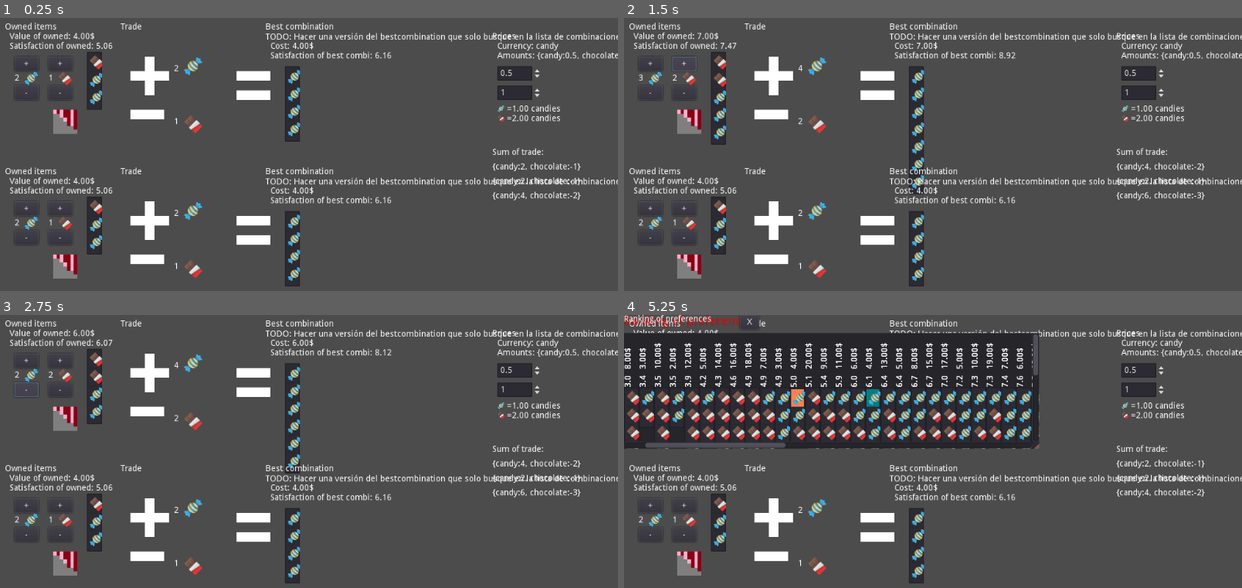
Above: before the commit, frames 1-4 (two rows, left to right).
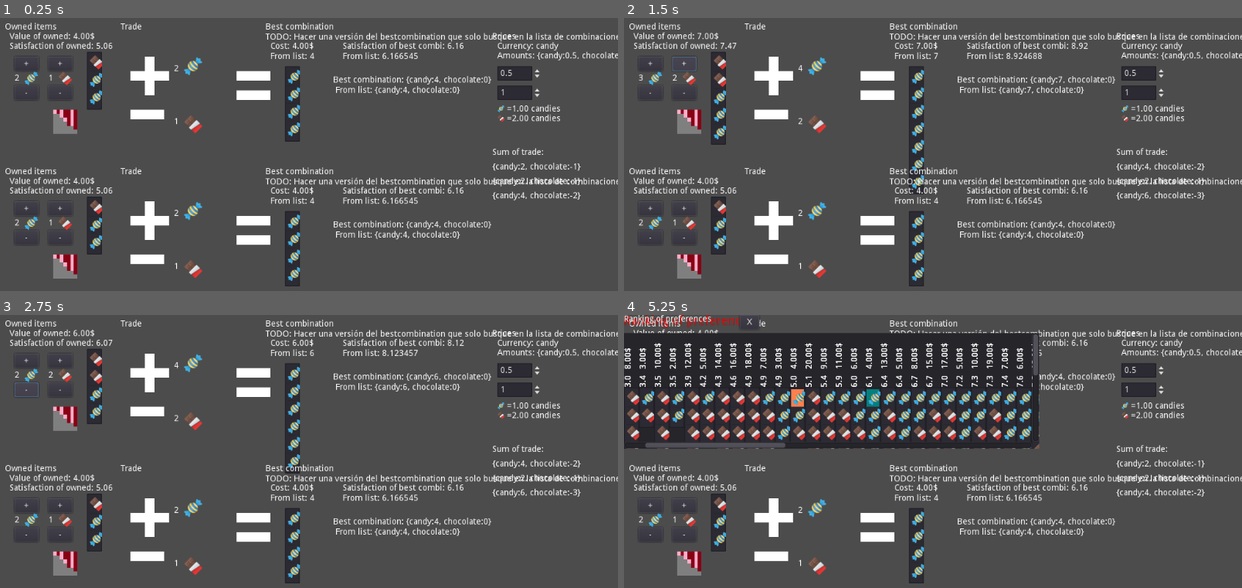
Above: after the commit, the same moments.

Repository: carlostgit/Prices
Game: Godot game, scene res://MainScene.tscn
Same seed, same stepped clock (60 frames per second), same inputs: the game is played once before the commit and once after it. The engine's default icon, where the game draws it, is replaced by a stand-in: a white triangle on a blue panel in a dark square.
Inputs (mouse positions are in pixels of both pictures, inside the frame that each line leads up to):
- Up to frame 1 (0.25 s): no input
- Up to frame 2 (1.5 s): click "+" at 0.5 s; click "+" at 1.25 s
- Up to frame 3 (2.75 s): click "-" at 2 s
- Up to frame 4 (5.25 s): click "-" at 2.75 s; click (654, 375) at 3.52 s; click (691, 375) at 4.27 s; click (691, 418) at 5.02 s

The runs differ from the first frame. In frame 1, 2.1% of the frame differs, in the area x 43-80%, y 8-82%; in frame 2, 2.1%; in frame 3, 2.1%; in frame 4, 1.4%.

Commit message:
Añado un calculate_best_combidict_from_list y lo empiezo a usar. Empiezo a añadir trazas para averiguar que es lo que produce el delay cada vez que se cambia el precio

Diff:
--- a/CombinationItemList.gd
+++ b/CombinationItemList.gd
@@ -257,3 +257,6 @@
 
 func get_combidict_satisfaction()->Dictionary:
 	return _combidict_satisfaction
+
+func get_combidict_price()->Dictionary:
+	return _combidict_price
--- a/PersonScene.gd
+++ b/PersonScene.gd
@@ -82,8 +82,17 @@
 
 func update_ranking_of_preferences()->void:
 	var combination_creator = CombinationCreator.new() #Pasar mejor esto a auto load, o como estático
+
+	var time_start = OS.get_ticks_msec()
+
 	var combination_list:CombinationList = combination_creator.calculate_combination_list(10)
 #	print(combination_list.get_thing_quantity_dict_array())
+
+	var after_creation = OS.get_ticks_msec()
+
+	var elapsed_time = after_creation - time_start
+	print ("Elapsed time combi creation: "+ str(elapsed_time))
+
 
 	var combinations_array:Array = combination_list.get_combinations_array()
 
@@ -94,7 +103,18 @@
 		combination_satisfaction_list.add_combination_value(combination,satisf)
 		var price = Prices.calculate_combination_price(combination)
 		combination_price_list.add_combination_value(combination,price)
+
+	var after_satisfaction_and_price_creation = OS.get_ticks_msec()
+	print ("Elapsed time satisf and price calc: "+str(after_satisfaction_and_price_creation-after_creation))
 	combination_satisfaction_list.sort()
+	var after_sort = OS.get_ticks_msec()
+	print ("Elapsed sort: "+str(after_sort-after_satisfaction_and_price_creation))
+
+
+#	print ("Elapsed sort: "+str(after_satisfaction_and_price_creation))
+
+
+#	print ("Elapsed time satisf and price calc: "+str(after_satisfaction_and_price_creation))
 
 #	var combination_dict_array_sorted:Array = combination_value_list.get_combination_dict_array()
 #	var combination_satisfaction:Dictionary = {}
@@ -149,15 +169,24 @@
 	#	Best combination
 
 	var best_combidict:Dictionary = _trade_calculator.calculate_best_combidict(get_value_of_owned_combination())
+	#TODO hacer versión de calculate_best_combidict que busque dentro solo del ranking of preferences
+	var combidicts:Array = $RankingOfPreferences/CombinationSatisfaction.get_combidicts()
+	var combidict_satisfaction:Dictionary = $RankingOfPreferences/CombinationSatisfaction.get_combidict_satisfaction()
+	var combidict_price:Dictionary = $RankingOfPreferences/CombinationSatisfaction.get_combidict_price()
+	var best_combidict_from_list:Dictionary = _trade_calculator.calculate_best_combidict_from_list(get_value_of_owned_combination(), combidicts, combidict_satisfaction, combidict_price)
+	var price_of_combidict_from_list = combidict_price[best_combidict_from_list]
+	var satisfaction_of_combidict_from_list = combidict_satisfaction[best_combidict_from_list]
+	#
+
 	var best_combination:Combination = Combination.new(best_combidict)
 	var best_color:Color = Color( 0, 0.5, 0.5, 1 )
 
 	$RankingOfPreferences/CombinationSatisfaction.highlight_combination_with_color(best_combination,best_color)
-	$BestCombination/LabelBestCombination.set_text("Best combination: " + str(best_combidict))
+	$BestCombination/LabelBestCombination.set_text("Best combination: " + str(best_combidict) + "\n From list: " + str(best_combidict_from_list))
 	var satisf_of_best_combi:float = _satisfaction_calculator.calculate_satisf_of_combination(best_combination)
-	$BestCombination/LabelSatisfaction.set_text("Satisfaction of best combi: " + String(satisf_of_best_combi).pad_decimals(2))
+	$BestCombination/LabelSatisfaction.set_text("Satisfaction of best combi: " + String(satisf_of_best_combi).pad_decimals(2)+ "\nFrom list: "+str(satisfaction_of_combidict_from_list))
 	var value_of_best_combi:float = Prices.calculate_combination_price(best_combination)
-	$BestCombination/LabelCost.set_text("Cost: "+ String(value_of_best_combi).pad_decimals(2)+"$")
+	$BestCombination/LabelCost.set_text("Cost: "+ String(value_of_best_combi).pad_decimals(2)+"$"+ "\nFrom list: "+str(price_of_combidict_from_list))
 
 	$BestCombination/CombinationItem.init_with_combidict(best_combidict,"",[])
 
--- a/PersonScene.tscn
+++ b/PersonScene.tscn
@@ -34,21 +34,20 @@
 polygon = PoolVector2Array( 24, 0, 24, 16, 40, 16, 64, 16, 80, 16, 80, 8, 80, 0, 64, 0, 40, 0 )
 
 [node name="LabelBestCombination" type="Label" parent="BestCombination"]
-visible = false
-margin_left = 8.0
-margin_top = 16.0
-margin_right = 160.0
-margin_bottom = 32.0
+margin_left = 160.0
+margin_top = 88.0
+margin_right = 312.0
+margin_bottom = 104.0
 text = "LabelBestCombination"
 __meta__ = {
 "_edit_use_anchors_": false
 }
 
 [node name="LabelSatisfaction" type="Label" parent="BestCombination"]
-margin_left = 56.0
-margin_top = 48.0
-margin_right = 168.0
-margin_bottom = 64.0
+margin_left = 176.0
+margin_top = 32.0
+margin_right = 288.0
+margin_bottom = 48.0
 text = "LabelSatisfaction"
 __meta__ = {
 "_edit_use_anchors_": false
--- a/TradeCalculator.gd
+++ b/TradeCalculator.gd
@@ -172,3 +172,22 @@
 			return_dict[product_2] =  - combination_2_arg[product_2]
 
 	return return_dict
+
+
+func calculate_best_combidict_from_list(money_available_arg:float, combidicts_arg:Array,combidict_satisfaction_arg:Dictionary, combidict_price_arg:Dictionary)->Dictionary:
+
+	var best_satisfaction = -1.0
+	var best_combidict:Dictionary = {}
+
+	for combidict in combidict_satisfaction_arg.keys():
+		var satisfaction:float = combidict_satisfaction_arg[combidict]
+		if combidict_price_arg.has(combidict):
+
+			var price:float = combidict_price_arg[combidict]
+			if (money_available_arg >= price):
+				if (satisfaction > best_satisfaction):
+					best_combidict = combidict
+					best_satisfaction = satisfaction
+
+#	assert("falta esto")
+	return best_combidict
